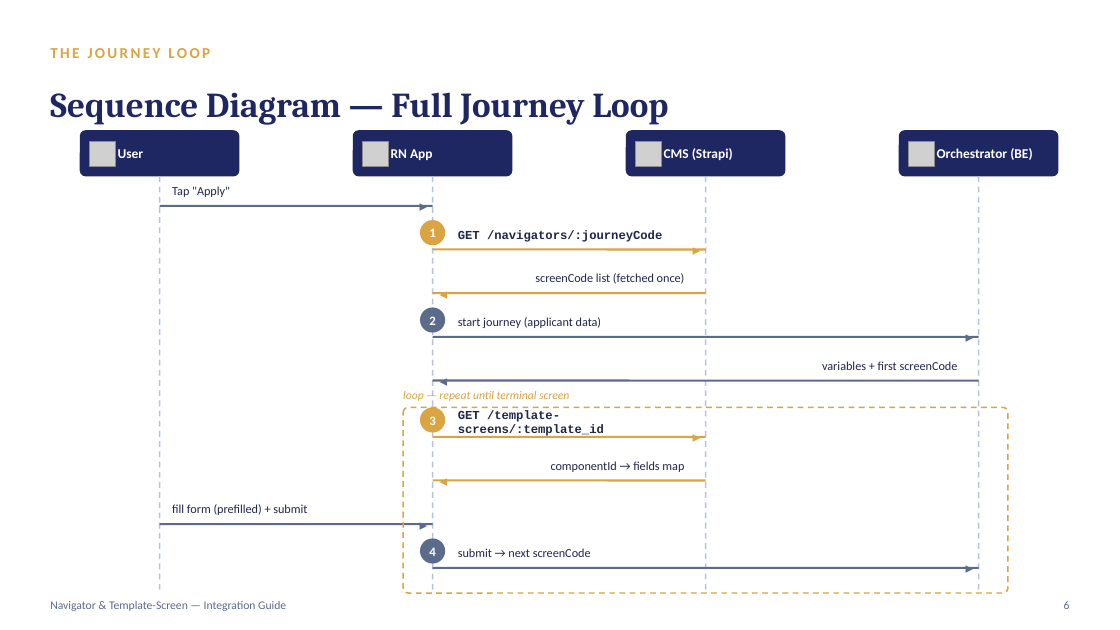
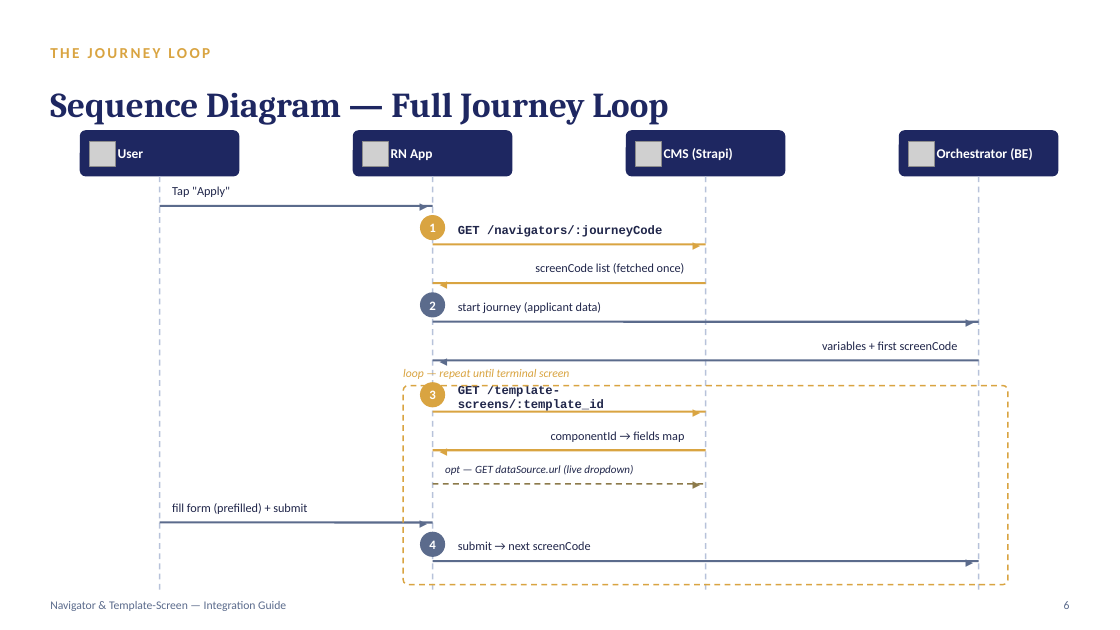
Before and after one commit to excalibur995/cep-cms-placeholder, a slide deck: slide 6 of strapi-architecture-cep-cms.pptx. Drawn at 1120x630 pixels with LibreOffice and Linux fonts; fonts in the diff are those of the drawing; grey boxes stand for pictures. Boxes give left, top, right and bottom in pixels: in the first picture for what was removed or moved away, otherwise in the second. Text is boxed around its words. In the diff, an @@ line names an element or a change of style, - is before the commit and + after.

```diff
--- a/strapi-architecture-cep-cms.pptx
+++ b/strapi-architecture-cep-cms.pptx
@@ 3 texts, 1 line, 1 ellipse: place and size @@
-3 texts, 1 line, 1 ellipse at <box>420,308,979,346</box>
+3 texts, 1 line, 1 ellipse at <box>420,292,979,331</box>
@@ 2 texts, 1 line: place and size @@
-2 texts, 1 line at <box>433,273,706,302</box>
+2 texts, 1 line at <box>433,263,706,292</box>
@@ 3 texts, 1 line: place and size @@
-3 texts, 1 line at <box>403,361,979,401</box>
+3 texts, 1 line at <box>403,341,979,379</box>
@@ rounded rectangle: place and size @@
-rounded rectangle at <box>403,408,1008,593</box>
+rounded rectangle at <box>403,386,1008,585</box>
@@ rounded rectangle at <box>403,386,1008,585</box>: proportions changed @@
@@ 3 texts, 1 line, 1 ellipse: place and size @@
-3 texts, 1 line, 1 ellipse at <box>420,408,706,446</box>
+3 texts, 1 line, 1 ellipse at <box>420,382,706,421</box>
@@ 2 texts, 1 line: place and size @@
-2 texts, 1 line at <box>433,461,706,490</box>
+2 texts, 1 line at <box>433,431,706,460</box>
@@ text added at <box>445,465,633,475</box>, 9.5 pt, text #20264A, italic @@
+opt — GET dataSource.url (live dropdown)
@@ text "▸": place and size @@
-text "▸" at <box>414,515,433,534</box>
+text "▸" at <box>687,475,706,493</box>
@@ text "▸" at <box>687,475,706,493</box>: text colour #5B6B8C to #8C7A4A @@
@@ line added from (433, 484) to (706, 484), #8C7A4A 1.25 pt dashed @@
@@ text "▸": place and size @@
-text "▸" at <box>960,559,979,577</box>
+text "▸" at <box>414,513,433,532</box>
@@ 5 texts, 2 lines, 2 ellipses: place and size @@
-5 texts, 2 lines, 2 ellipses at <box>420,220,979,568</box>
+5 texts, 2 lines, 2 ellipses at <box>420,215,979,561</box>
@@ text added at <box>960,552,979,571</box>, 13 pt, text #5B6B8C @@
+▸
```
Also in this commit, not shown: 4 other slides changed, 1 slide added, 17 other files.
